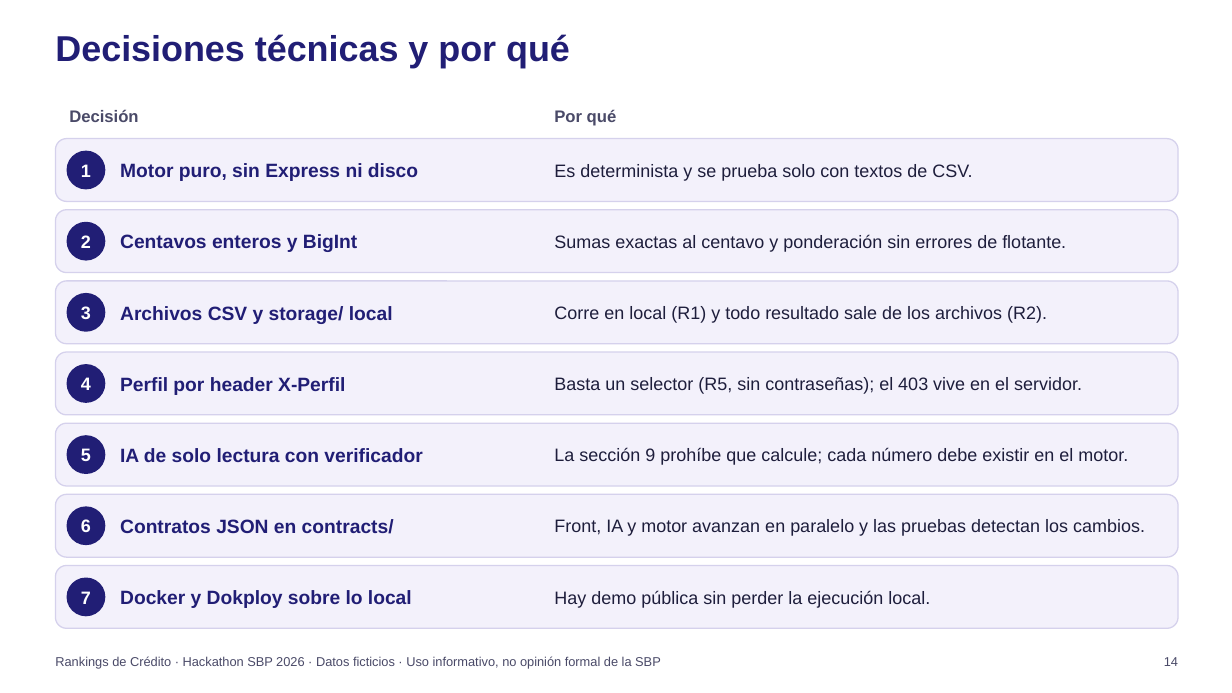
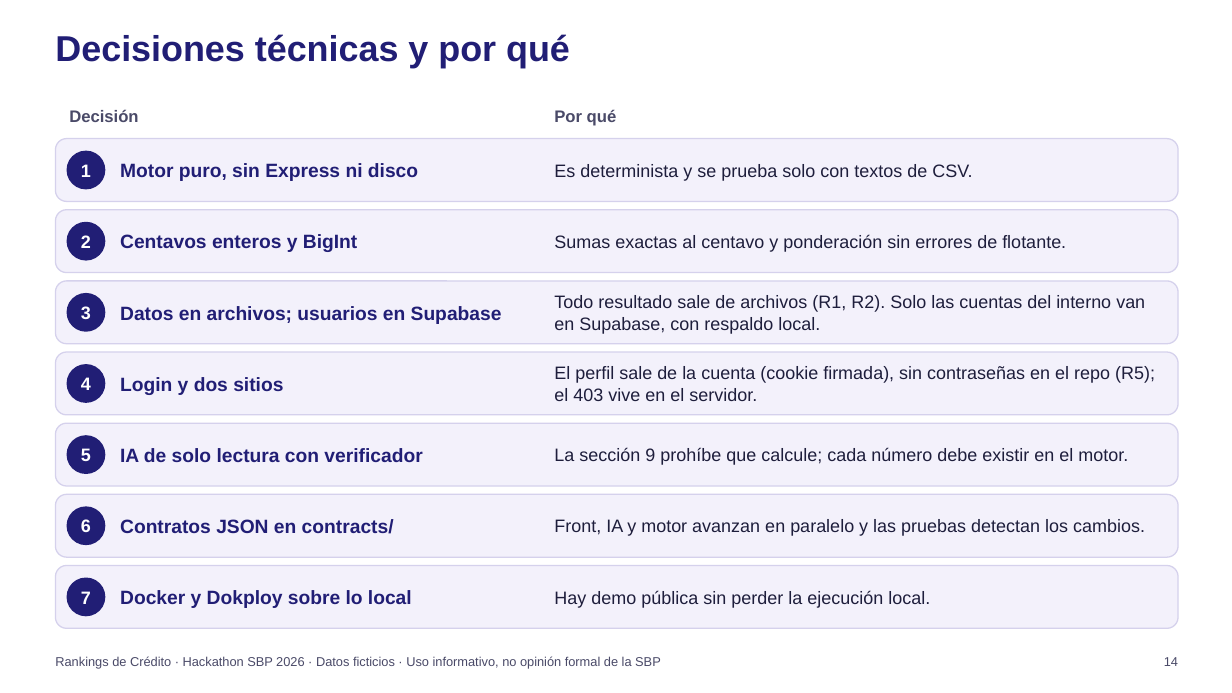
Before and after one commit to JuanKsPty/hackathon-sbp, a slide deck: slide 14 of presentacion/deck.pptx. Drawn at 1232x693 pixels with LibreOffice and Linux fonts; fonts in the diff are those of the drawing; background and template pictures are left out. Boxes give left, top, right and bottom in pixels: in the first picture for what was removed or moved away, otherwise in the second. Text is boxed around its words. In the diff, an @@ line names an element or a change of style, - is before the commit and + after.

```diff
--- a/presentacion/deck.pptx
+++ b/presentacion/deck.pptx
@@ text at <box>554,295,1145,334</box>: text changed @@
-Corre en local (R1) y todo resultado sale de los archivos (R2).
+Todo resultado sale de archivos (R1, R2). Solo las cuentas del interno van en Supabase, con respaldo local.
@@ text at <box>120,306,502,324</box>: text changed @@
-Archivos CSV y storage/ local
+Datos en archivos; usuarios en Supabase
@@ text at <box>120,377,283,395</box>: text changed @@
-Perfil por header X-Perfil
+Login y dos sitios
@@ text at <box>554,366,1155,401</box>: text changed @@
-Basta un selector (R5, sin contraseñas); el 403 vive en el servidor.
+El perfil sale de la cuenta (cookie firmada), sin contraseñas en el repo (R5); el 403 vive en el servidor.
```
Also in this commit, not shown: 7 other slides changed, 1 other file.
